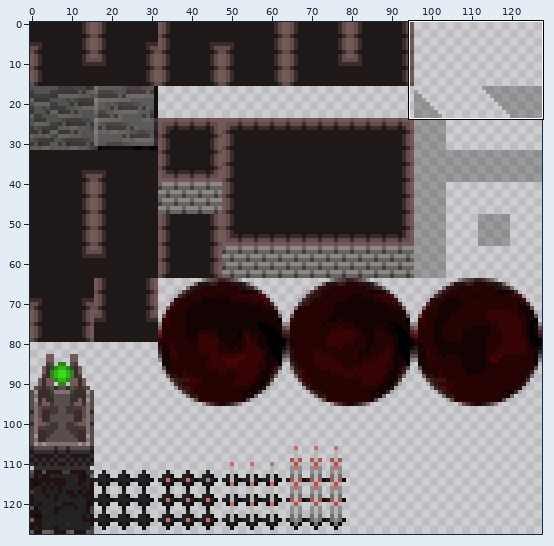
Edited in one commit: sprite sheet (src/mapLoad/img/LDtiles.png). The first picture is a wide view before the edit; the outline marks the close-up.
Close-up. The starting point:
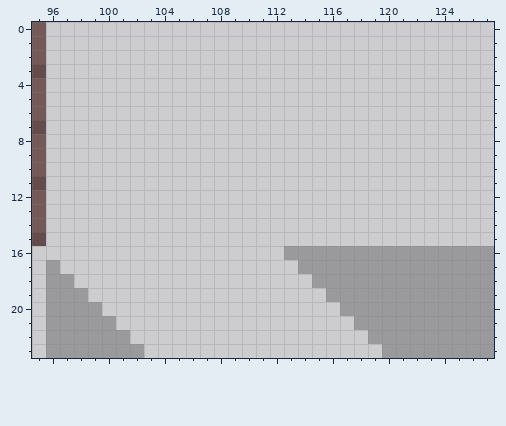
The file is 128x128 pixels. Pixels under 10% opacity are left out. Colours within 5 levels of each other are drawn and written as one. Shown: x 95..127, y 0..23.
The same view after the edit:
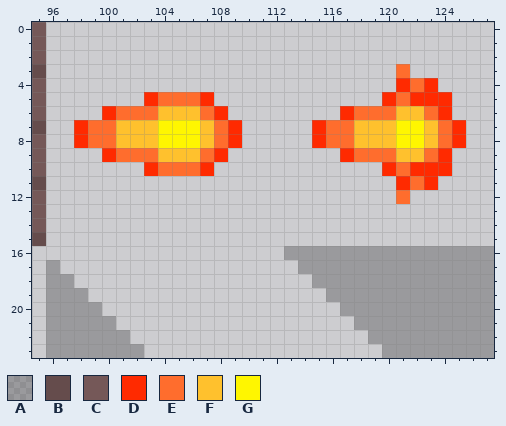
Palette (. is transparent): A #0000003f  B #654c4c  C #755858  D #ff2a00  E #ff6d2d  F #ffc12d  G #fff600
Difference:
@@ x 95..127 @@
  2 C................................
- 3 B................................
- 4 C................................
- 5 C................................
- 6 C................................
- 7 B................................
- 8 C................................
- 9 C................................
-10 C................................
-11 B................................
-12 C................................
+ 3 B.........................E......
+ 4 C.........................DED....
+ 5 C.......DEEED............DEDDD...
+ 6 C....DEEEFFFED........DEEEFFED...
+ 7 B..DEEFFFGGGFED.....DEEFFFGGFED..
+ 8 C..DEEFFFGGGFED.....DEEFFFGGFED..
+ 9 C....DEEEFFFED........DEEEFFED...
+10 C.......DEEED............DEDDD...
+11 B.........................DED....
+12 C.........................E......
 13 C................................
Pixel boxes of the changes (left, top, right, bottom) in both close-ups:
added: (312, 64, 466, 204)
added: (74, 92, 242, 176)
